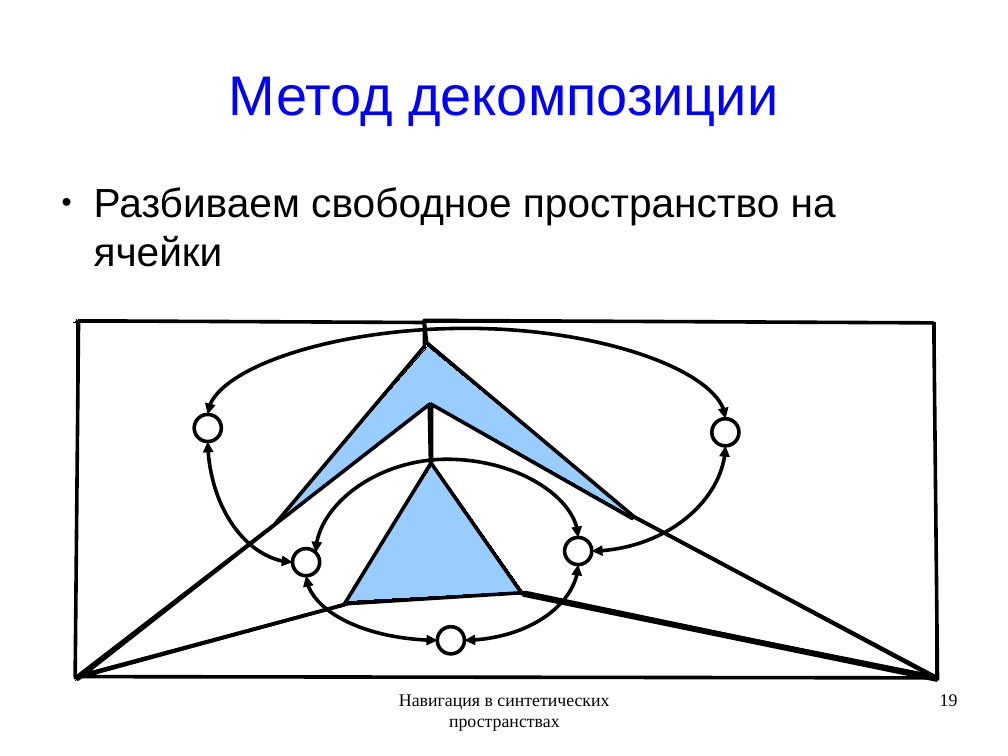
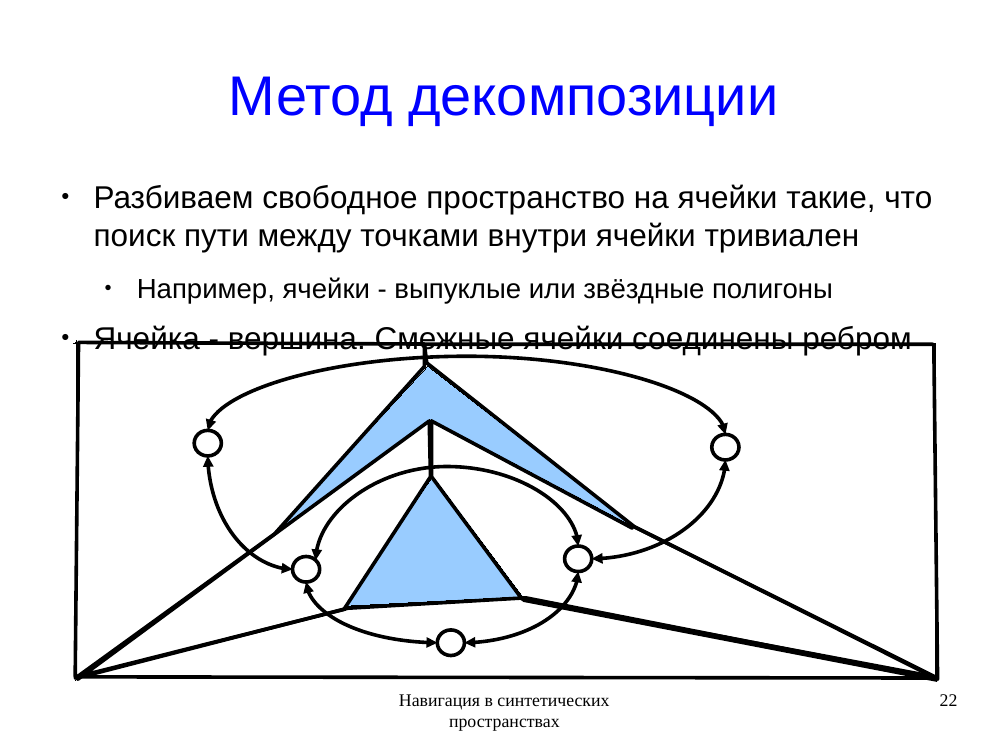
Before and after one commit to rutsky/semester09, a slide deck: slide 22 of Artificial_intelligence/Navigation_in_synthetic_space/50572_Rutsky_Navigation_in_synthetic_space.odp (slide 19 before the commit). Drawn at 1008x756 pixels with LibreOffice and Linux fonts; fonts in the diff are those of the drawing. Boxes give left, top, right and bottom in pixels: in the first picture for what was removed or moved away, otherwise in the second. Text is boxed around its words. In the diff, an @@ line names an element or a change of style, - is before the commit and + after.

Commit message:
Edited

```diff
--- a/Artificial_intelligence/Navigation_in_synthetic_space/50572_Rutsky_Navigation_in_synthetic_space.odp
+++ b/Artificial_intelligence/Navigation_in_synthetic_space/50572_Rutsky_Navigation_in_synthetic_space.odp
@@ text at bbox=[94, 184, 932, 355]: text changed; size 32 to 24.8 pt @@
-● Разбиваем свободное пространство на ячейки
+● Разбиваем свободное пространство на ячейки такие, что поиск пути между точками внутри ячейки тривиален
+  ● Например, ячейки - выпуклые или звёздные полигоны
+● Ячейка - вершина. Смежные ячейки соединены ребром
@@ freeform shape: place and size @@
-freeform shape at bbox=[73, 319, 936, 677]
+freeform shape at bbox=[73, 341, 936, 678]
@@ freeform shape: place and size @@
-freeform shape at bbox=[75, 321, 424, 678]
+freeform shape at bbox=[75, 342, 424, 678]
@@ curved double arrow moved from (208, 414) - (725, 419) to (208, 431) - (725, 434) @@
@@ freeform shape: place and size @@
-freeform shape at bbox=[424, 320, 938, 679]
+freeform shape at bbox=[424, 344, 938, 679]
@@ freeform shape: place and size @@
-freeform shape at bbox=[274, 346, 638, 523]
+freeform shape at bbox=[274, 366, 638, 532]
@@ freeform shape: place and size @@
-freeform shape at bbox=[77, 404, 431, 679]
+freeform shape at bbox=[77, 421, 431, 679]
@@ ellipse: place and size @@
-ellipse at bbox=[194, 414, 221, 442]
+ellipse at bbox=[194, 431, 221, 456]
@@ line moved from (432, 463) - (430, 402) to (432, 477) - (430, 420) @@
@@ freeform shape: place and size @@
-freeform shape at bbox=[432, 404, 936, 677]
+freeform shape at bbox=[432, 421, 936, 677]
@@ ellipse: place and size @@
-ellipse at bbox=[713, 419, 740, 446]
+ellipse at bbox=[713, 434, 740, 460]
@@ curved double arrow moved from (208, 442) - (293, 563) to (208, 456) - (293, 570) @@
@@ 2 curved double arrows, 1 line: place and size @@
-2 curved double arrows, 1 line at bbox=[77, 459, 578, 679]
+2 curved double arrows, 1 line at bbox=[77, 466, 578, 679]
@@ freeform shape: place and size @@
-freeform shape at bbox=[344, 463, 523, 602]
+freeform shape at bbox=[344, 477, 523, 607]
@@ curved double arrow moved from (592, 552) - (725, 446) to (592, 559) - (725, 460) @@
@@ line moved from (75, 681) - (271, 527) to (75, 681) - (271, 536) @@
@@ ellipse: place and size @@
-ellipse at bbox=[293, 549, 320, 576]
+ellipse at bbox=[293, 557, 320, 583]
@@ ellipse: place and size @@
-ellipse at bbox=[565, 538, 593, 565]
+ellipse at bbox=[565, 546, 593, 572]
@@ freeform shape: place and size @@
-freeform shape at bbox=[77, 593, 934, 678]
+freeform shape at bbox=[77, 598, 934, 679]
@@ curved double arrow moved from (465, 640) - (578, 564) to (465, 643) - (578, 572) @@
@@ line moved from (938, 681) - (523, 595) to (938, 681) - (523, 600) @@
@@ page number at bbox=[940, 694, 958, 706]: text changed @@
-19
+22
```
Also in this commit, not shown: 19 other slides changed, 4 slides added.
